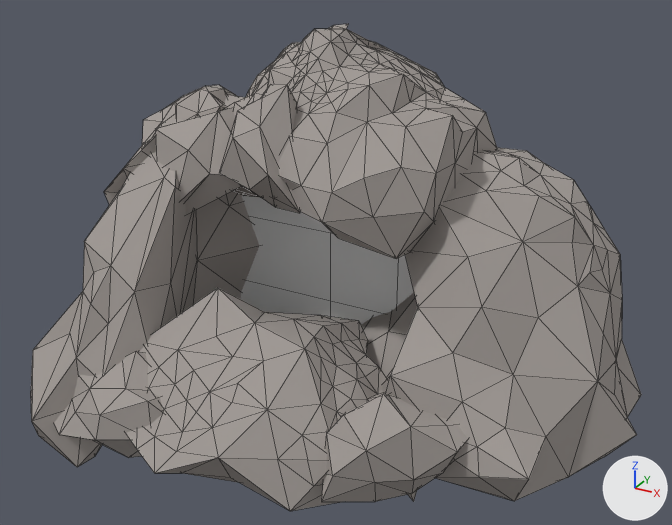
Before and after pictures for a commit that changed the Blender file SPO2/Assets/Johan/Cave01.blend.
Both versions are drawn from a 50 mm camera at (4.02, -6.58, 4.77) aimed at (-0.1, 0.91, 1.03). Lighting does not change. The marker at lower right points along +X, +Y and +Z. Mesh edges are drawn as thin lines.

In view in the first picture: 'InsideDen', 'TigersDen'.
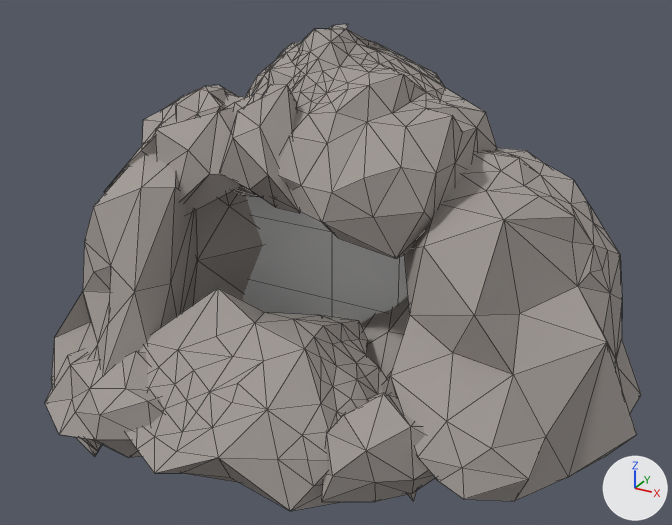
The newer file is also rescaled (x2.0), turned or shifted as a whole; pictures and numbers use the older file's frame.

Changed parts and their boxes (x1, y1, x2, y2) in the pictures (672 x 525 px; the box of a moved part takes in the faces that stretch with it):
```json
{"object": "TigersDen", "change": "reshaped", "before": [31, 24, 641, 511], "after": [45, 24, 641, 511]}
{"part": 1, "of": "me_icosphere", "change": "moved or reshaped", "before": [390, 191, 637, 501], "after": [390, 191, 637, 501]}
{"part": 2, "of": "me_icosphere", "change": "moved or reshaped", "before": [31, 266, 111, 467], "after": [45, 266, 111, 456]}
{"part": 3, "of": "me_icosphere", "change": "moved or reshaped", "before": [84, 152, 176, 292], "after": [84, 153, 176, 292]}
```

Scene script edits in JSON lines:
```json
{"block": "me_icosphere", "where": "me_icosphere.from_pydata(...)  # 1036 vertices, 2036 faces; spans x -2.94..2.97, y -1.37..3.37, z -1.03..3.21"}
{"block": "me_icosphere", "where": "# used by ob_tigersden; location = (0.0, 0.0, 0.0)"}
{"block": "me_icosphere", "where": "# before: 590 (1.81, 0.0, 0.02) at pixel (477, 446), 599 (1.6, 0.15, 0.33) at pixel (462, 401), 641 (1.88, -0.09, -0.22) at pixel (478, 476), 690 (2.0, 0.16, 0.18) at pixel (505, 427), 816 (1.64, -0.07, -0.14) at pixel (454, 460)"}
{"block": "me_icosphere", "where": "# before: 18 (-2.71, -0.75, 0.13) at pixel (32, 350), 20 (-2.41, -0.51, 0.29) at pixel (69, 333), 137 (-1.98, -0.87, 0.31) at pixel (76, 357), 157 (-1.91, -0.67, 0.81) at pixel (90, 304), 232 (-1.99, -1.03, -0.88) at pixel (77, 467)"}
{"block": "me_icosphere", "where": "# before: 235 (-2.67, -0.88, -0.81) at pixel (38, 435), 278 (-2.35, -1.21, -0.34) at pixel (31, 421), 300 (-2.94, -0.66, -0.47) at pixel (30, 391)"}
{"block": "me_icosphere", "change": "me_icosphere part 1"}
{"op": "add", "block": "me_icosphere", "code": "for i in [590, 599, 641, 690, 816]: me_icosphere.vertices[i].co += Vector((0.0, -0.35, 0.0))"}
{"op": "set", "path": "me_icosphere.vertices[357].co", "old": "(1.72, 1.15, 1.52)", "new": "(1.66, 0.72, 1.87)", "note": "pixel (522, 241) -> pixel (503, 219)"}
{"op": "set", "path": "me_icosphere.vertices[358].co", "old": "(0.94, 0.61, 0.9)", "new": "(0.94, 0.43, 0.9)", "note": "pixel (417, 307) -> pixel (409, 314)"}
{"op": "set", "path": "me_icosphere.vertices[506].co", "old": "(1.43, 0.01, 0.03)", "new": "(1.43, -0.41, 0.03)", "note": "not seen -> pixel (417, 457)"}
{"op": "set", "path": "me_icosphere.vertices[707].co", "old": "(1.38, 0.65, 1.49)", "new": "(1.0, 0.53, 1.56)", "note": "pixel (467, 257) -> pixel (423, 246)"}
{"op": "set", "path": "me_icosphere.vertices[806].co", "old": "(1.62, 0.43, 1.15)", "new": "(1.62, 0.25, 1.15)", "note": "pixel (481, 306) -> pixel (474, 315)"}
{"op": "set", "path": "me_icosphere.vertices[853].co", "old": "(2.59, 0.88, 0.45)", "new": "(2.63, 0.88, 0.85)", "note": "pixel (597, 381) -> pixel (606, 342)"}
{"op": "set", "path": "me_icosphere.vertices[867].co", "old": "(2.01, 0.86, 0.95)", "new": "(1.86, 0.76, 1.0)", "note": "pixel (538, 317) -> pixel (519, 313)"}
{"block": "me_icosphere", "change": "me_icosphere part 2"}
{"op": "add", "block": "me_icosphere", "code": "for i in [18, 20, 137, 157, 232, 235, 278, 300]: me_icosphere.vertices[i].co += Vector((0.0, 0.3, 0.0))"}
{"op": "set", "path": "me_icosphere.vertices[303].co", "old": "(-2.39, -0.58, -0.03)", "new": "(-2.39, -0.59, 0.08)", "note": "not seen -> pixel (67, 355)"}
{"block": "me_icosphere", "change": "me_icosphere part 3"}
{"op": "set", "path": "me_icosphere.vertices[80].co", "old": "(-2.11, 0.06, 1.65)", "new": "(-2.11, -0.29, 1.65)", "note": "pixel (117, 196) -> pixel (93, 206)"}
{"op": "set", "path": "me_icosphere.vertices[183].co", "old": "(-2.09, 0.52, 2.07)", "new": "(-2.08, 0.5, 2.03)", "note": "pixel (145, 143) -> not seen"}
{"op": "set", "path": "me_icosphere.vertices[306].co", "old": "(-1.63, 0.21, 1.88)", "new": "(-1.63, -0.13, 1.88)", "note": "pixel (164, 177) -> pixel (141, 187)"}
```
